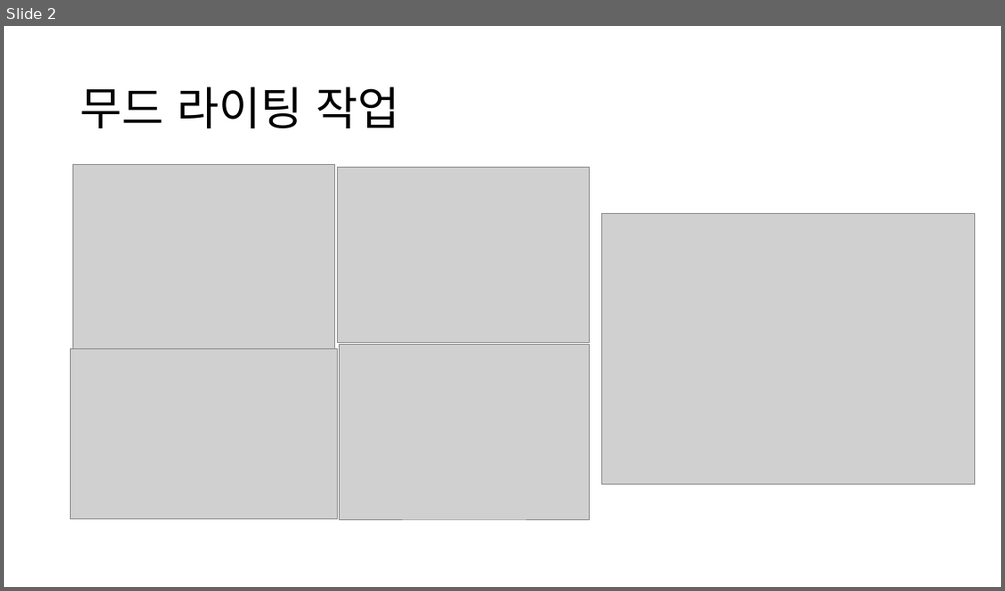
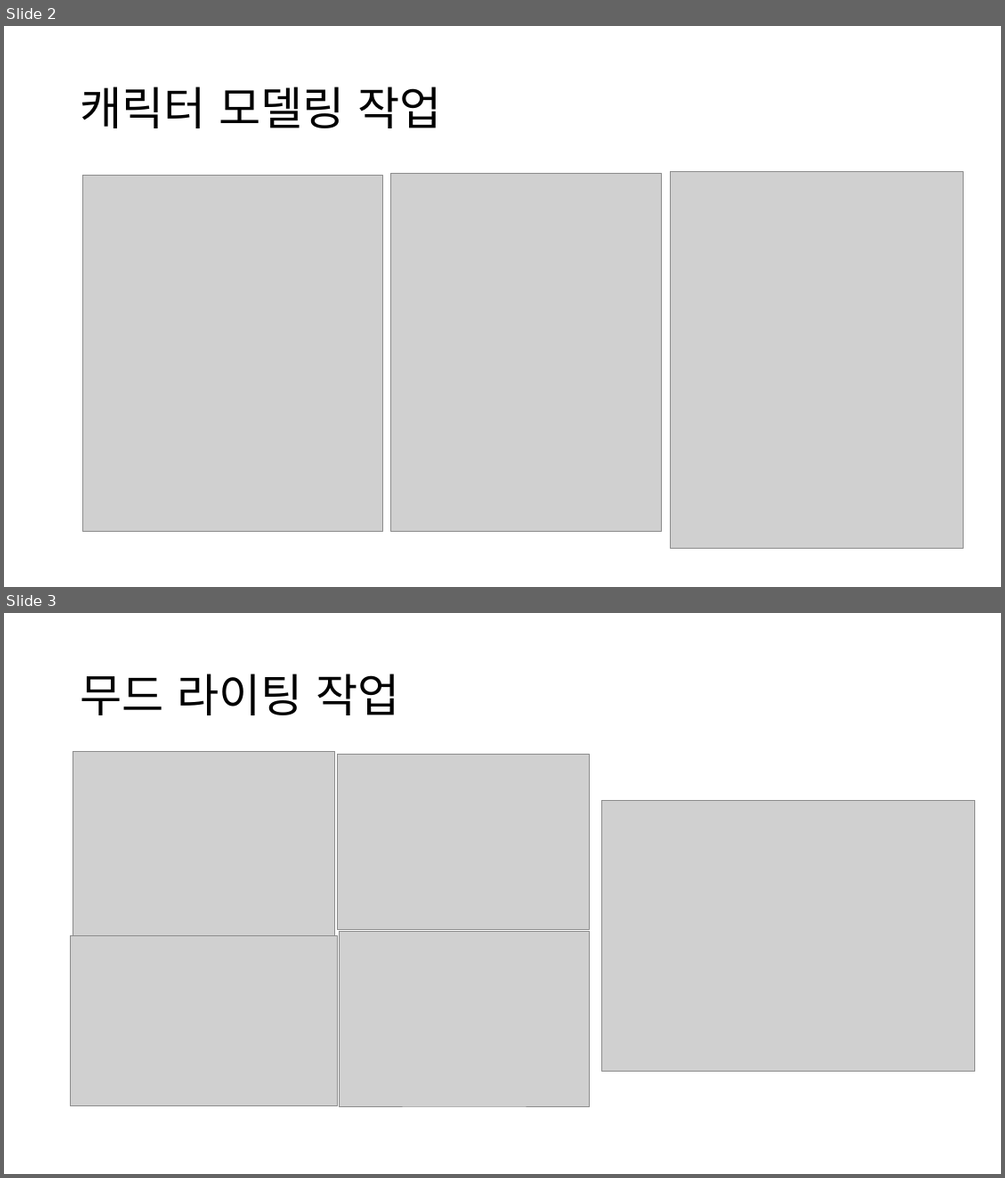
Before and after one commit to kangilgu/Gorilla-box, a slide deck: PPT 제출하는 폴더/201413099 신명수 작업물.pptx. Shown one above the other, each under a label of ours: slide 2 before the commit, slides 2 and 3 after it. The pictures are 1005x591 and 1005x1178 pixels, drawn with LibreOffice and Linux fonts; fonts in the diff are those of the drawing; grey boxes stand for pictures. Boxes give left, top, right and bottom in pixels: in the first picture for what was removed or moved away, otherwise in the second. Text is boxed around its words. In the diff, an @@ line names an element or a change of style, - is before the commit and + after.

Commit message:
작업 내용

```diff
--- a/PPT 제출하는 폴더/201413099 신명수 작업물.pptx
+++ b/PPT 제출하는 폴더/201413099 신명수 작업물.pptx
@@ slide 2 added at (4,26,1001,587), background #FFFFFF @@
@@ title added at (80,87,441,128), 44 pt, text #000000 @@
+캐릭터 모델링 작업
@@ picture added at (82,176,382,532) @@
@@ picture added at (391,173,662,531) @@
@@ picture added at (671,172,963,548) @@
@@ what was slide 2 is now slide 3 @@
```
Also in this commit, not shown: 1 slide changed.
